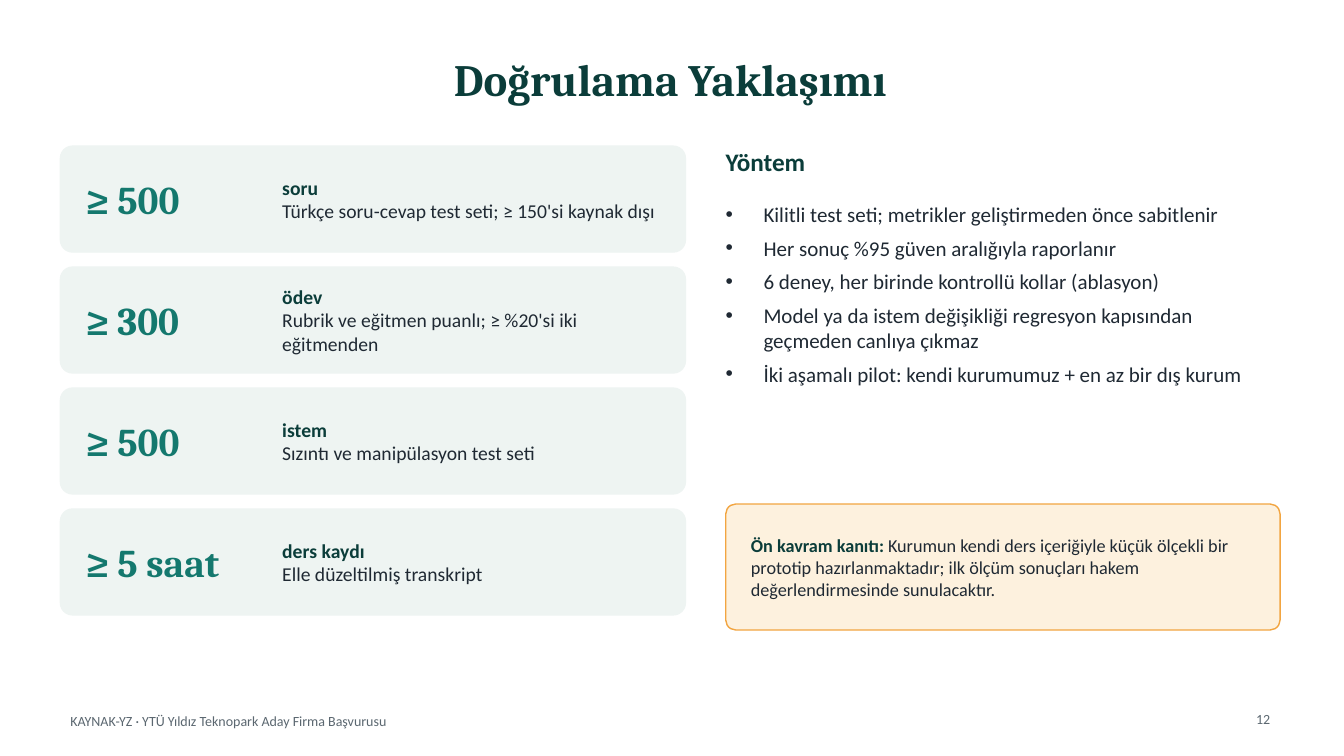
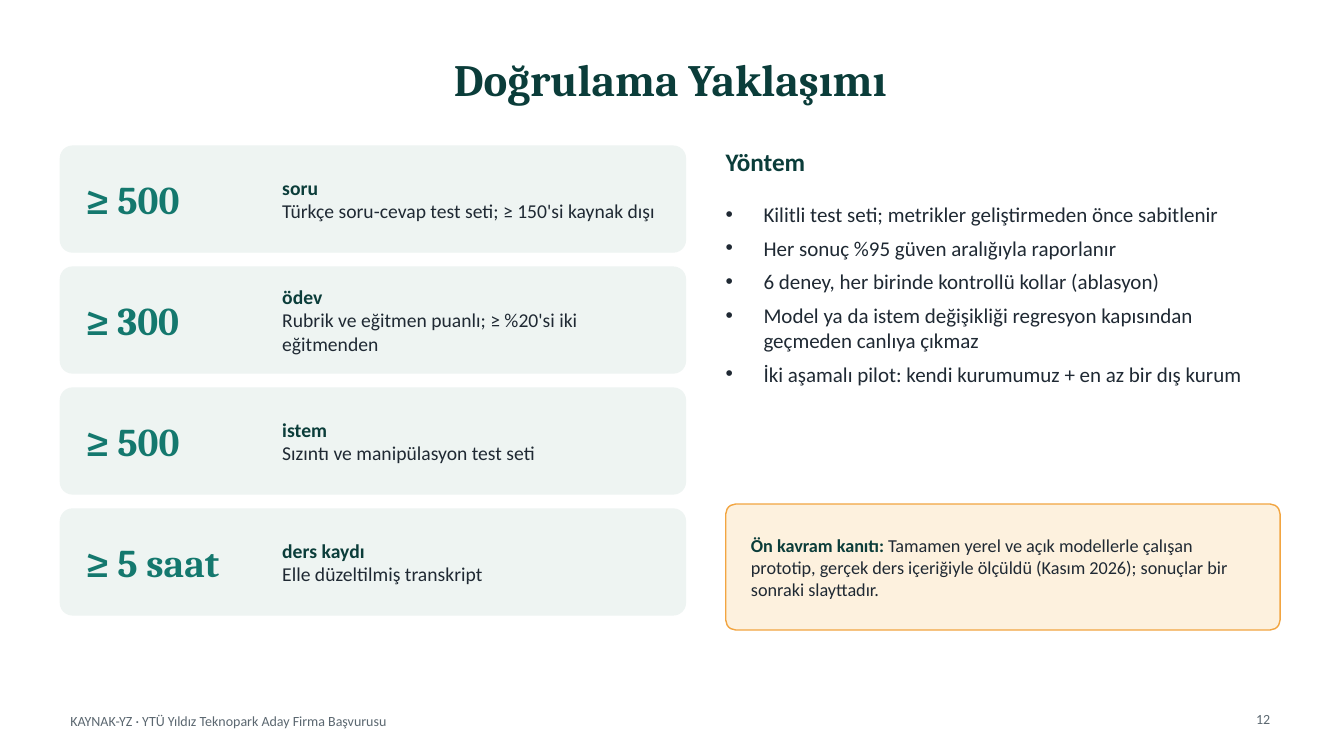
Before and after one commit to adecust/yildiz-teknopark-basvuru, a slide deck: slide 12 of teslim/KAYNAK-YZ_Firma_Proje_Sunumu.pptx. Drawn at 1344x756 pixels with LibreOffice and Linux fonts; fonts in the diff are those of the drawing. Boxes give left, top, right and bottom in pixels: in the first picture for what was removed or moved away, otherwise in the second. Text is boxed around its words. In the diff, an @@ line names an element or a change of style, - is before the commit and + after.

Commit message:
Araştırma doğrulaması ve kavram kanıtı: Ar-Ge çekirdeği gerçek ders içeriğinde ölçüldü
- prototip/: yerel ve açık modellerle (Cosmos T1, turkish-e5-large, bge-m3,
  bge-reranker-v2-m3, mDeBERTa NLI) erişim, cevaplanabilirlik kapısı,
  uçtan uca cevap/ret ve sızıntı deneyleri; ders verisi lisans nedeniyle repoda değil
- Sonuçlar: Recall@5 %100 (83 soru); kapı ile kaynak dışı doğru ret %74 -> %98,
  uydurma 12 -> 1; deterministik tarayıcı ile sızıntı %67,5 -> %2,5.
  Olumsuz bulgu: hazır çok dilli NLI ile Türkçe iddia doğrulama başarısız (AR-904)
- docs/07: dış iddiaların birincil kaynaklardan doğrulanması ve PoC raporu
- Belgeler: KVKK 2026 tutarları, Bastani ve ark. (Türkiye'de yapılmış RKÇ),
  Google 2026 rakip bilgisi, TÜBİTAK 1507 takvimi, KOBİ tanımı, AB YZ Yasası tarihi
- Tutarsızlıklar: eski görev kimlikleri, teknoloji kararı kesinleşme satırları,
  MinIO/AGPL çelişkisi, Faz 2 başvuru tarihi (KT-6) birleştirildi
- Sunum 20 slayta çıktı (13: kavram kanıtı); özete kavram kanıtı bölümü eklendi

```diff
--- a/teslim/KAYNAK-YZ_Firma_Proje_Sunumu.pptx
+++ b/teslim/KAYNAK-YZ_Firma_Proje_Sunumu.pptx
@@ text at box(751, 537, 1227, 599): text changed @@
-Ön kavram kanıtı: Kurumun kendi ders içeriğiyle küçük ölçekli bir prototip hazırlanmaktadır; ilk ölçüm sonuçları hakem değerlendirmesinde sunulacaktır.
+Ön kavram kanıtı: Tamamen yerel ve açık modellerle çalışan prototip, gerçek ders içeriğiyle ölçüldü (Kasım 2026); sonuçlar bir sonraki slayttadır.
```
Also in this commit, not shown: 3 other slides changed, 1 slide added, 33 other files.
